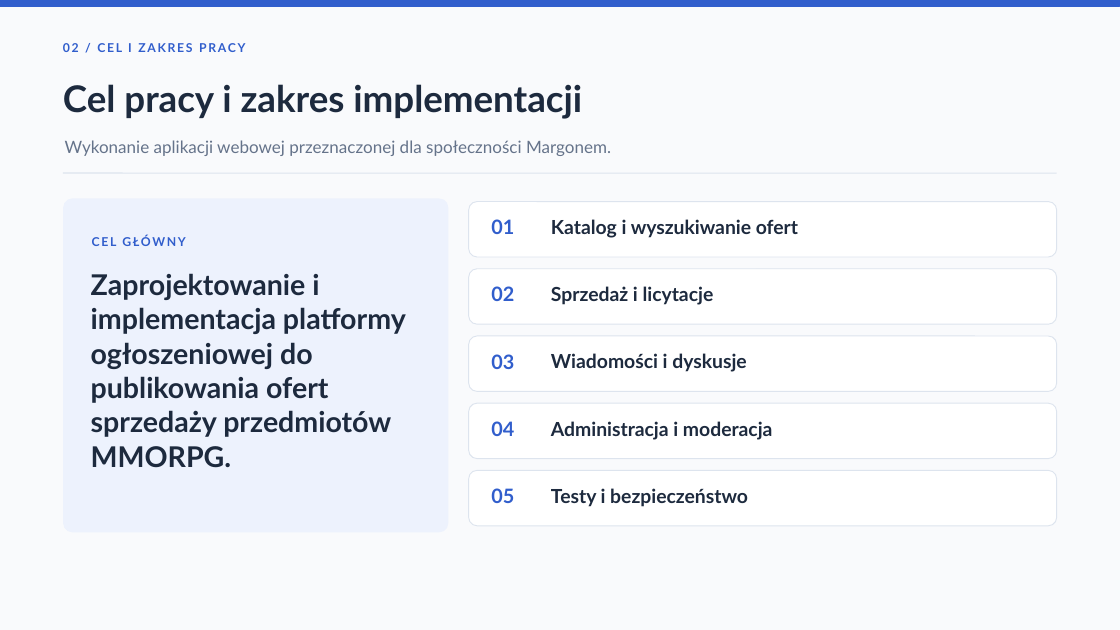
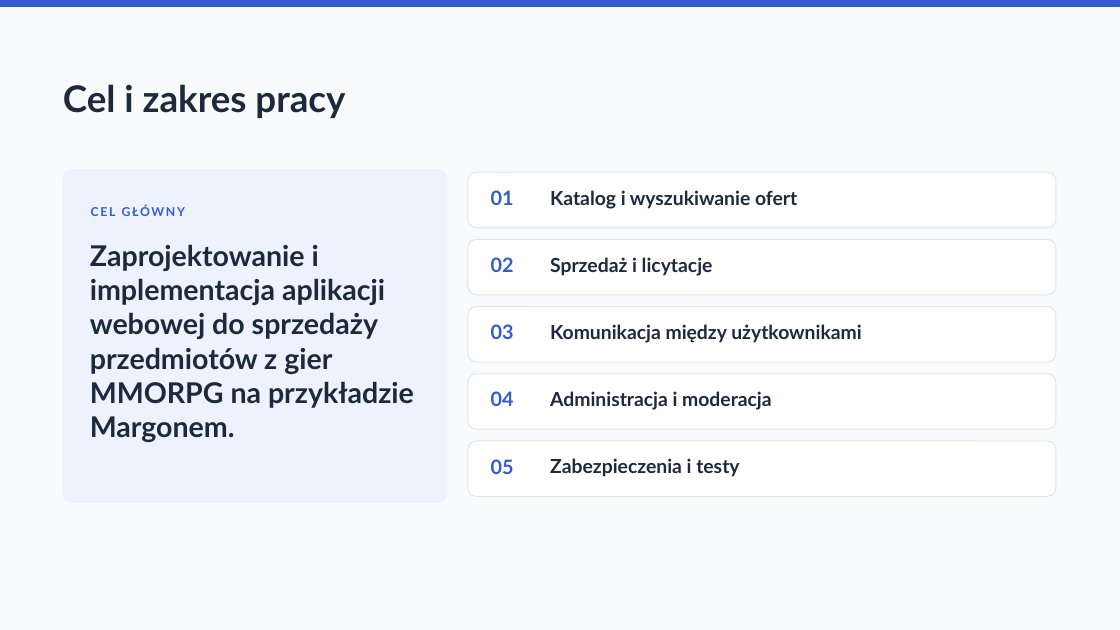
Before and after one commit to persi05/MargoMarket2, a slide deck: slide 3 of MargoMarket_FINAL_2026.pptx. Drawn at 1120x630 pixels with LibreOffice and Linux fonts; fonts in the diff are those of the drawing. Boxes give left, top, right and bottom in pixels: in the first picture for what was removed or moved away, otherwise in the second. Text is boxed around its words. In the diff, an @@ line names an element or a change of style, - is before the commit and + after.

```diff
--- a/MargoMarket_FINAL_2026.pptx
+++ b/MargoMarket_FINAL_2026.pptx
@@ text removed at [63,43,245,52] @@
-02 / CEL I ZAKRES PRACY
@@ text at [63,84,345,118]: text changed @@
-Cel pracy i zakres implementacji
+Cel i zakres pracy
@@ text removed at [65,140,611,156] @@
-Wykonanie aplikacji webowej przeznaczonej dla społeczności Margonem.
@@ line removed from (63, 173) to (1057, 173) @@
@@ text at [90,244,414,442]: text changed @@
-Zaprojektowanie i implementacja platformy ogłoszeniowej do publikowania ofert sprzedaży przedmiotów MMORPG.
+Zaprojektowanie i implementacja aplikacji webowej do sprzedaży przedmiotów z gier MMORPG na przykładzie Margonem.
@@ text at [550,324,862,343]: text changed @@
-Wiadomości i dyskusje
+Komunikacja między użytkownikami
@@ 9 texts, 6 rounded rectangles: place and size @@
-9 texts, 6 rounded rectangles at [64,199,1057,532]
+9 texts, 6 rounded rectangles at [63,170,1056,502]
@@ text at [550,458,739,477]: text changed @@
-Testy i bezpieczeństwo
+Zabezpieczenia i testy
```
Also in this commit, not shown: 9 other slides changed, 8 slides added, 9 slides removed, 1 other file.
